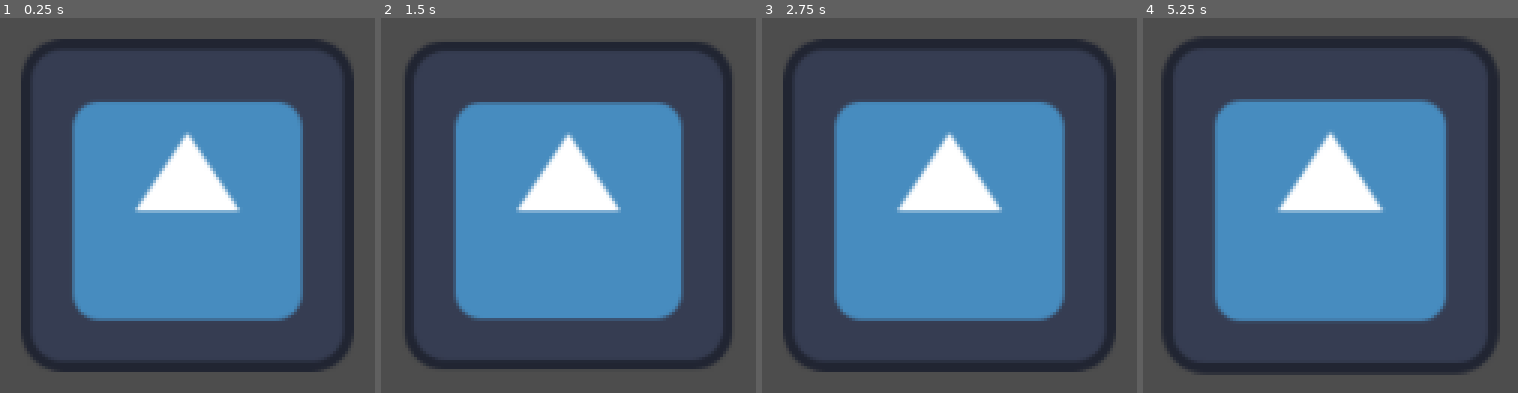
Above: before the commit, frames 1-4 (left to right).
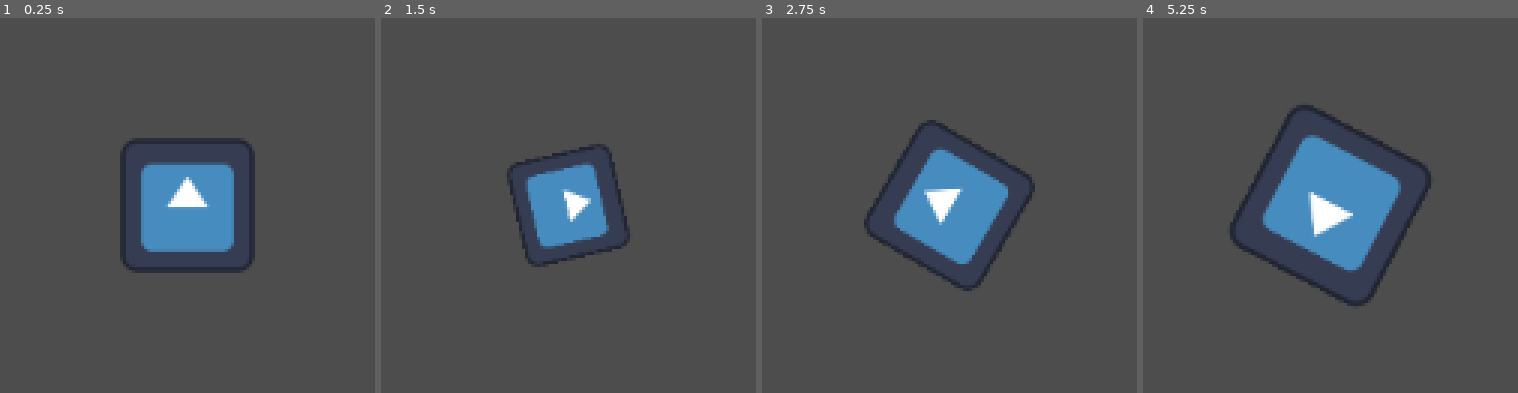
Above: after the commit, the same moments.

Repository: FelipePM01/EntregaExtraviada
Game: Godot game, scene res://main_scene.tscn
The game is run twice, just before and just after one commit, with the same random seed, the same clock (stepped at 60 frames per second) and the same inputs. The engine's default icon, where the game draws it, is replaced by a stand-in: a white triangle on a blue panel in a dark square.
Inputs (mouse positions are in pixels of both pictures, inside the frame that each line leads up to):
- Up to frame 1 (0.25 s): no input
- Up to frame 2 (1.5 s): tap Enter at 0.5 s; move the mouse to (outside the picture) at 0.52 s; hold D (right) 0.53-1.28 s; hold Mouse wheel down (scroll_down) 0.53-1.28 s; tap Mouse wheel up (scroll_up) at 0.8, 1.35 s; move the mouse to (outside the picture) at 1.27 s; hold A (left) from 1.28 s (still down)
- Up to frame 3 (2.75 s): tap Mouse wheel down (scroll_down) at 1.55 s; move the mouse to (outside the picture) at 2.02 s; release A (left) at 2.03 s; hold D (right) from 2.03 s (still down); hold Mouse wheel down (scroll_down) from 2.03 s (still down); tap Mouse wheel up (scroll_up) at 2.3 s
- Up to frame 4 (5.25 s): move the mouse to (outside the picture) at 2.77 s; release Mouse wheel down (scroll_down) at 2.78 s; tap Mouse wheel up (scroll_up) at 2.85, 3.8, 4.35 s; tap Mouse wheel down (scroll_down) at 3.05, 4.55 s; move the mouse to (outside the picture) at 3.52 s; release D (right) at 3.53 s; hold Mouse wheel down (scroll_down) 3.53-4.28 s; hold A (left) from 3.53 s (still down); tap Space at 4.25 s; move the mouse to (outside the picture) at 4.27 s; move the mouse to (1450, 205) at 5.02 s; hold Mouse wheel down (scroll_down) from 5.03 s (still down)

The runs differ from the first frame. In frame 1, 43% of the frame differs, in the area x 5-95%, y 5-95%; in frame 2, 43%; in frame 3, 43%; in frame 4, 45%, in the area x 4-96%, y 4-96%.

Commit message:
2-version

Diff:
--- a/box/scenes/box.tscn
+++ b/box/scenes/box.tscn
@@ -4,11 +4,12 @@
 [ext_resource type="Texture2D" uid="uid://huqwtkm7mxw4" path="res://icon.svg" id="1_j7bms"]
 
 [sub_resource type="PhysicsMaterial" id="PhysicsMaterial_clopl"]
-bounce = 5.0
-absorbent = true
+friction = 3.0
+rough = true
+bounce = 0.7
 
-[sub_resource type="RectangleShape2D" id="RectangleShape2D_53cvq"]
-size = Vector2(16, 16)
+[sub_resource type="ConvexPolygonShape2D" id="ConvexPolygonShape2D_0gnfh"]
+points = PackedVector2Array(20, -30, 30, -20, 30, 20, 20, 30, -20, 30, -30, 20, -30, -20, -20, -30)
 
 [node name="Box" type="RigidBody2D"]
 physics_material_override = SubResource("PhysicsMaterial_clopl")
@@ -16,10 +17,10 @@
 script = ExtResource("1_dd22b")
 
 [node name="Sprite2D" type="Sprite2D" parent="."]
-scale = Vector2(0.125, 0.125)
+scale = Vector2(0.5, 0.5)
 texture = ExtResource("1_j7bms")
 
 [node name="CollisionShape2D" type="CollisionShape2D" parent="."]
-shape = SubResource("RectangleShape2D_53cvq")
+shape = SubResource("ConvexPolygonShape2D_0gnfh")
 
 [node name="Camera2D" type="Camera2D" parent="."]
--- a/box/scripts/box.gd
+++ b/box/scripts/box.gd
@@ -1,22 +1,22 @@
 extends RigidBody2D
 
-const TORQUE=300
+const TORQUE=30000
 const GRAVITY=100
 @onready var velocity=Vector2(100,0)
 @onready var camera=$Camera2D
 # Called when the node enters the scene tree for the first time.
-func _ready() -> void:
-	camera.zoom=Vector2(10,10)
+
+
 func _input(event: InputEvent) -> void:
 	if event.is_action_pressed('scroll_up'):
-		camera.zoom -= Vector2(0.1, 0.1)
+		camera.zoom -= Vector2(0.2, 0.2)
 	if event.is_action_pressed('scroll_down'):
-		camera.zoom += Vector2(0.1, 0.1)
+		camera.zoom += Vector2(0.2, 0.2)
 
 
 # Called every frame. 'delta' is the elapsed time since the previous frame.
 func _process(delta: float) -> void:
-	if Input.is_action_pressed("ui_left"):
-		apply_torque(TORQUE*delta)
-	elif Input.is_action_pressed("ui_right"):
-		apply_torque(-TORQUE*delta)
+	if Input.is_action_pressed("left"):
+		apply_torque_impulse(-TORQUE*delta)
+	elif Input.is_action_pressed("right"):
+		apply_torque_impulse(TORQUE*delta)
--- a/paralax/scenes/cliff.tscn
+++ b/paralax/scenes/cliff.tscn
@@ -1,6 +1,5 @@
-[gd_scene load_steps=9 format=3 uid="uid://ofk54kht2sup"]
+[gd_scene load_steps=8 format=3 uid="uid://ofk54kht2sup"]
 
-[ext_resource type="Script" path="res://paralax/scripts/camera_2d.gd" id="1_4ybub"]
 [ext_resource type="Texture2D" uid="uid://dq46wr8yb3p5y" path="res://paralax/resources/free_background/spre_free_back_6.png" id="2_fqb18"]
 [ext_resource type="Texture2D" uid="uid://chdqj5bxfhli1" path="res://paralax/resources/free_background/spre_free_back_5.png" id="3_k41mu"]
 [ext_resource type="Texture2D" uid="uid://b3cc1d82kj1xu" path="res://paralax/resources/free_background/spre_free_back_4.png" id="4_pnu5o"]
@@ -10,9 +9,6 @@
 [ext_resource type="Texture2D" uid="uid://c2477pg400ke5" path="res://paralax/resources/free_background/spre_free_back_0.png" id="8_obji4"]
 
 [node name="Cliff" type="Node2D"]
-
-[node name="Camera2D" type="Camera2D" parent="."]
-script = ExtResource("1_4ybub")
 
 [node name="Parallax2D3" type="Parallax2D" parent="."]
 scroll_scale = Vector2(0.1, 0)
--- a/paralax/scripts/camera_2d.gd
+++ b/paralax/scripts/camera_2d.gd
@@ -9,4 +9,4 @@
 # Called every frame. 'delta' is the elapsed time since the previous frame.
 func _process(delta: float) -> void:
 	var axis_x = Input.get_axis("left", "right")
-	position.x += axis * SPEED * delta
+	position.x += axis_x * SPEED * delta
--- a/project.godot
+++ b/project.godot
@@ -14,6 +14,10 @@
 run/main_scene="res://main_scene.tscn"
 config/features=PackedStringArray("4.3", "GL Compatibility")
 config/icon="res://icon.svg"
+
+[autoload]
+
+Globals="*res://globals.gd"
 
 [input]
 
--- a/terrain/scenes/terrain.tscn
+++ b/terrain/scenes/terrain.tscn
@@ -11,6 +11,8 @@
 seamless = true
 noise = SubResource("FastNoiseLite_0h82p")
 
+[sub_resource type="PhysicsMaterial" id="PhysicsMaterial_jvued"]
+
 [node name="Terrain" type="Node2D" node_paths=PackedStringArray("ground_collision")]
 script = ExtResource("1_e8ila")
 ground_collision = NodePath("GroundCollision")
@@ -18,5 +20,6 @@
 noise = SubResource("NoiseTexture2D_ppkbl")
 
 [node name="GroundCollision" type="StaticBody2D" parent="."]
+physics_material_override = SubResource("PhysicsMaterial_jvued")
 
 [node name="Line2D" type="Line2D" parent="."]
--- a/terrain/scenes/test_scene.tscn
+++ b/terrain/scenes/test_scene.tscn
@@ -1,33 +1,18 @@
-[gd_scene load_steps=7 format=3 uid="uid://karghfqdfhx8"]
+[gd_scene load_steps=5 format=3 uid="uid://karghfqdfhx8"]
 
 [ext_resource type="Script" path="res://terrain/scripts/test_scene.gd" id="1_eit7c"]
 [ext_resource type="PackedScene" uid="uid://ba2toixanr5ol" path="res://terrain/scenes/terrain.tscn" id="1_slncn"]
 [ext_resource type="PackedScene" uid="uid://ofk54kht2sup" path="res://paralax/scenes/cliff.tscn" id="2_0fdb2"]
-
-[sub_resource type="PhysicsMaterial" id="PhysicsMaterial_s5uag"]
-bounce = 0.6
-
-[sub_resource type="RectangleShape2D" id="RectangleShape2D_kxwjm"]
-size = Vector2(50, 50)
-
-[sub_resource type="BoxMesh" id="BoxMesh_qosoj"]
-size = Vector3(50, 50, 10)
+[ext_resource type="PackedScene" uid="uid://dt6cak775tec0" path="res://box/scenes/box.tscn" id="4_iuflt"]
 
 [node name="TestScene" type="Node2D" node_paths=PackedStringArray("player", "terrain")]
 script = ExtResource("1_eit7c")
-player = NodePath("RigidBody2D")
+player = NodePath("Box")
 terrain = NodePath("Terrain")
 
 [node name="Cliff" parent="." instance=ExtResource("2_0fdb2")]
 
-[node name="RigidBody2D" type="RigidBody2D" parent="."]
-position = Vector2(300, 0)
-physics_material_override = SubResource("PhysicsMaterial_s5uag")
+[node name="Terrain" parent="." instance=ExtResource("1_slncn")]
 
-[node name="CollisionShape2D" type="CollisionShape2D" parent="RigidBody2D"]
-shape = SubResource("RectangleShape2D_kxwjm")
-
-[node name="MeshInstance2D" type="MeshInstance2D" parent="RigidBody2D"]
-mesh = SubResource("BoxMesh_qosoj")
-
-[node name="Terrain" parent="." instance=ExtResource("1_slncn")]
+[node name="Box" parent="." instance=ExtResource("4_iuflt")]
+position = Vector2(576, 181)
--- a/terrain/scripts/test_scene.gd
+++ b/terrain/scripts/test_scene.gd
@@ -2,8 +2,6 @@
 @export var player: RigidBody2D
 @export var terrain: Node2D
 
-
-
 func _process(delta):
 	if terrain.terrain[-1].x < player.position.x + Globals.screensize.x / 2:
 		terrain.add_hills()
Not shown, changed: bubblewrap/textures/Cardboard.png.import
Not shown, changed: bubblewrap/textures/SingleBubble.png.import
Not shown: 1 places in terrain/scenes/terrain.tscn that only renumber resources
